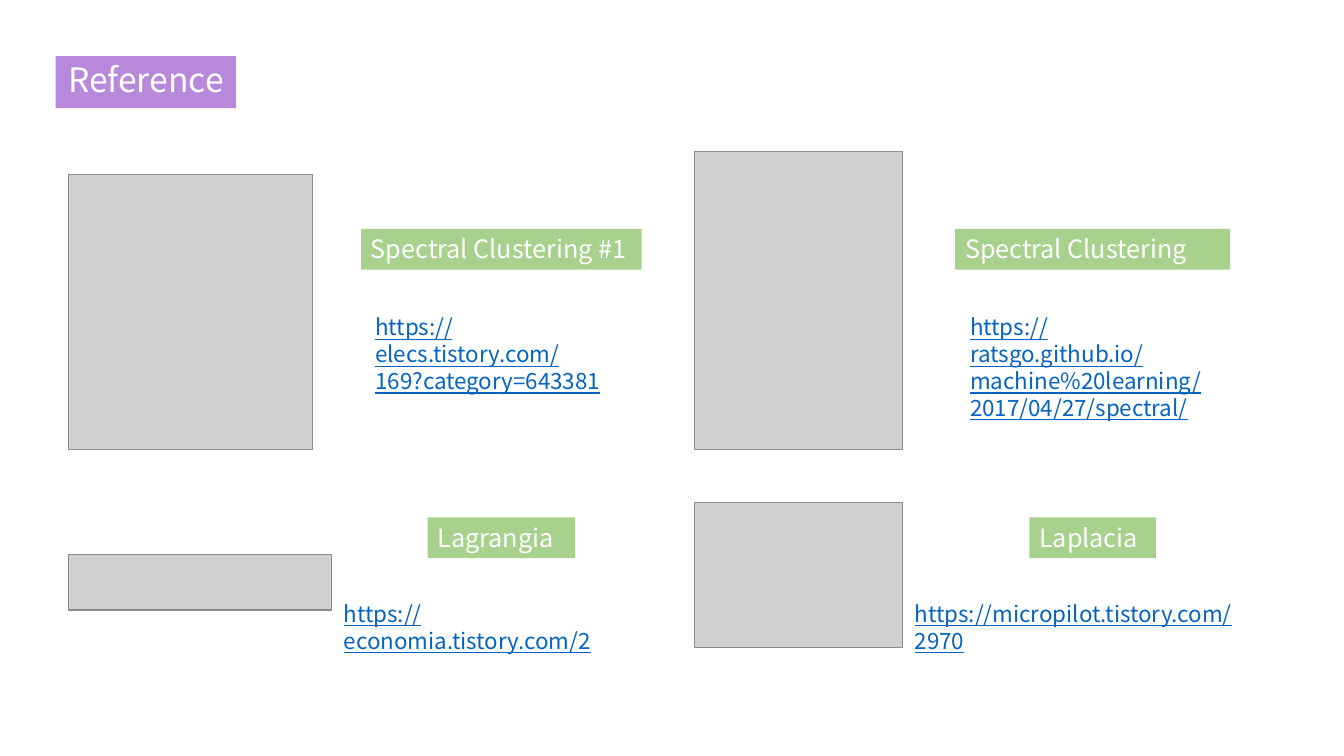
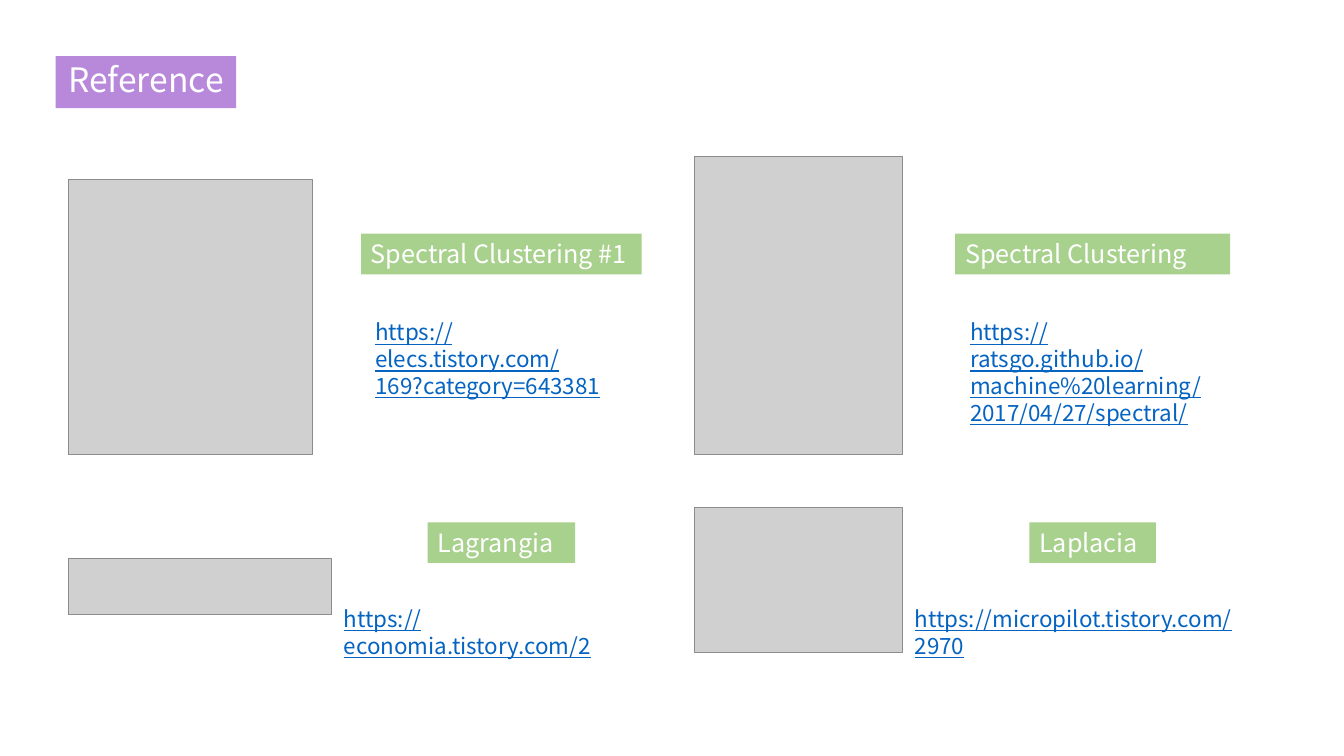
Before and after one commit to Blockhead4/Python-Project, a slide deck: slide 18 of Purrsong/Spectral Clustering_190822.pptx. Drawn at 1344x756 pixels with LibreOffice and Linux fonts; fonts in the diff are those of the drawing; grey boxes stand for pictures. Boxes give left, top, right and bottom in pixels: in the first picture for what was removed or moved away, otherwise in the second. Text is boxed around its words. In the diff, an @@ line names an element or a change of style, - is before the commit and + after.

Commit message:
modified

```diff
--- a/Purrsong/Spectral Clustering_190822.pptx
+++ b/Purrsong/Spectral Clustering_190822.pptx
@@ 4 pictures, 4 texts, 4 rectangles: place and size @@
-4 pictures, 4 texts, 4 rectangles at (69, 152, 1232, 654)
+4 pictures, 4 texts, 4 rectangles at (69, 157, 1232, 659)
```
